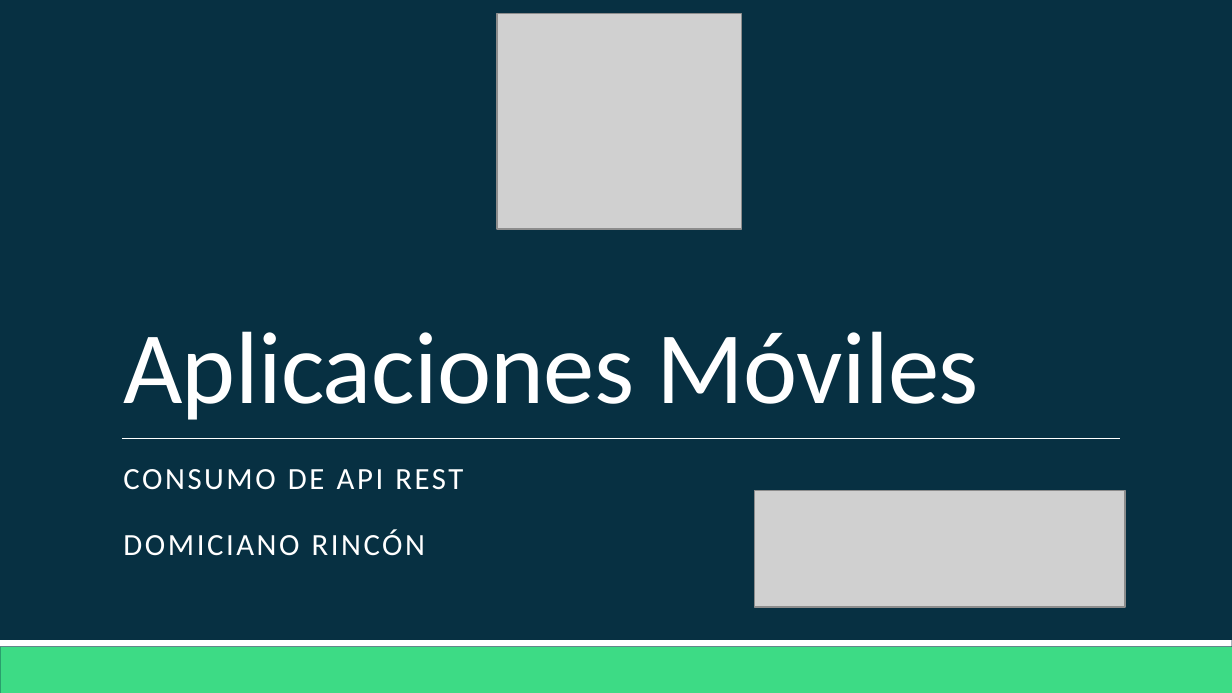
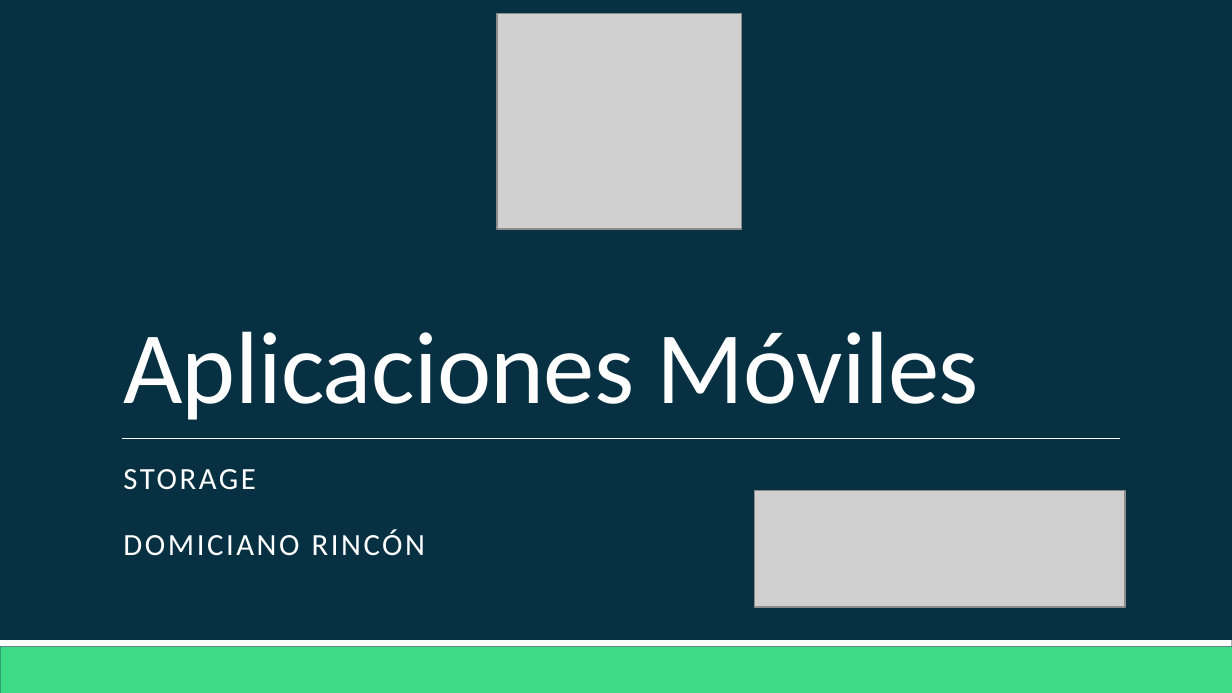
Before and after one commit to Domiciano/AppMoviles201, a slide deck: slide 1 of Clase 13/Clase 13.pptx. Drawn at 1232x693 pixels with LibreOffice and Linux fonts; fonts in the diff are those of the drawing; grey boxes stand for pictures. Boxes give left, top, right and bottom in pixels: in the first picture for what was removed or moved away, otherwise in the second. Text is boxed around its words. In the diff, an @@ line names an element or a change of style, - is before the commit and + after.

```diff
--- a/Clase 13/Clase 13.pptx
+++ b/Clase 13/Clase 13.pptx
@@ subtitle at <box>123,469,255,490</box>: text changed @@
-CONSUMO DE API REST
+STORAGE
```
Also in this commit, not shown: 1 other slide changed, 6 other files.
